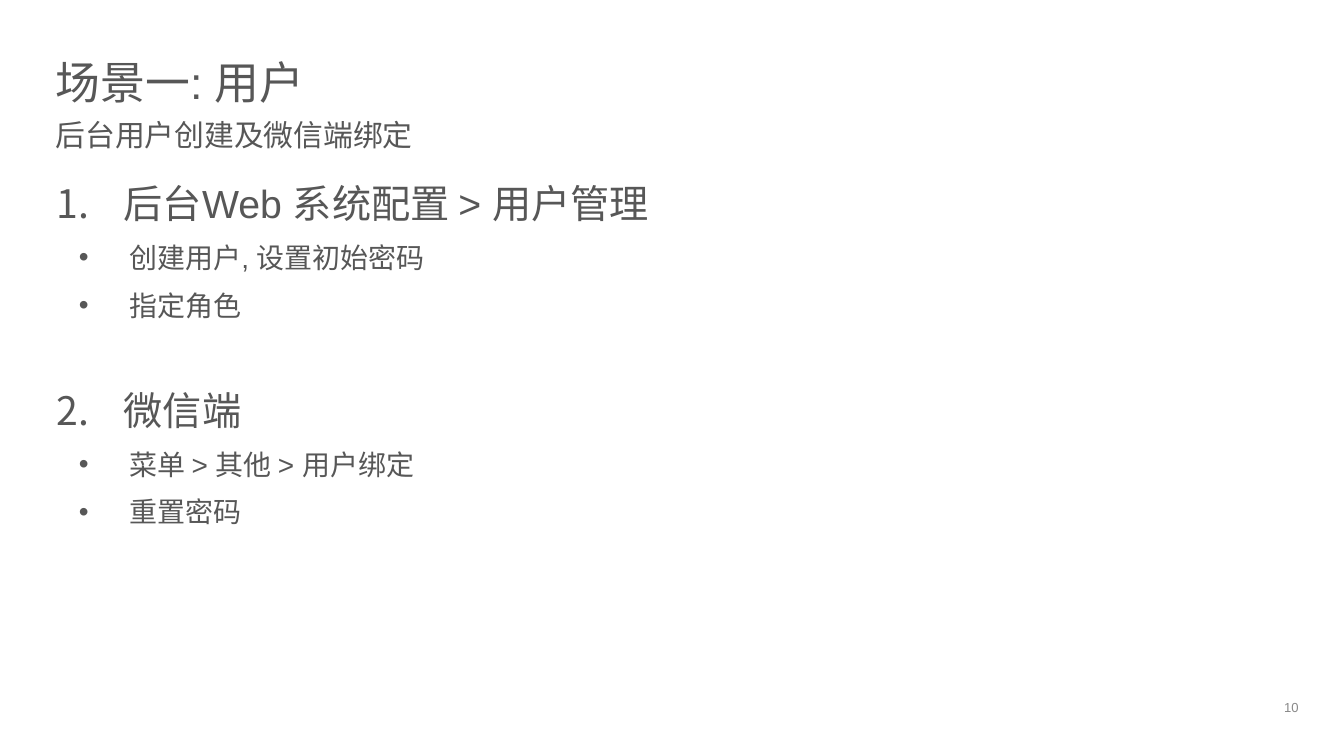
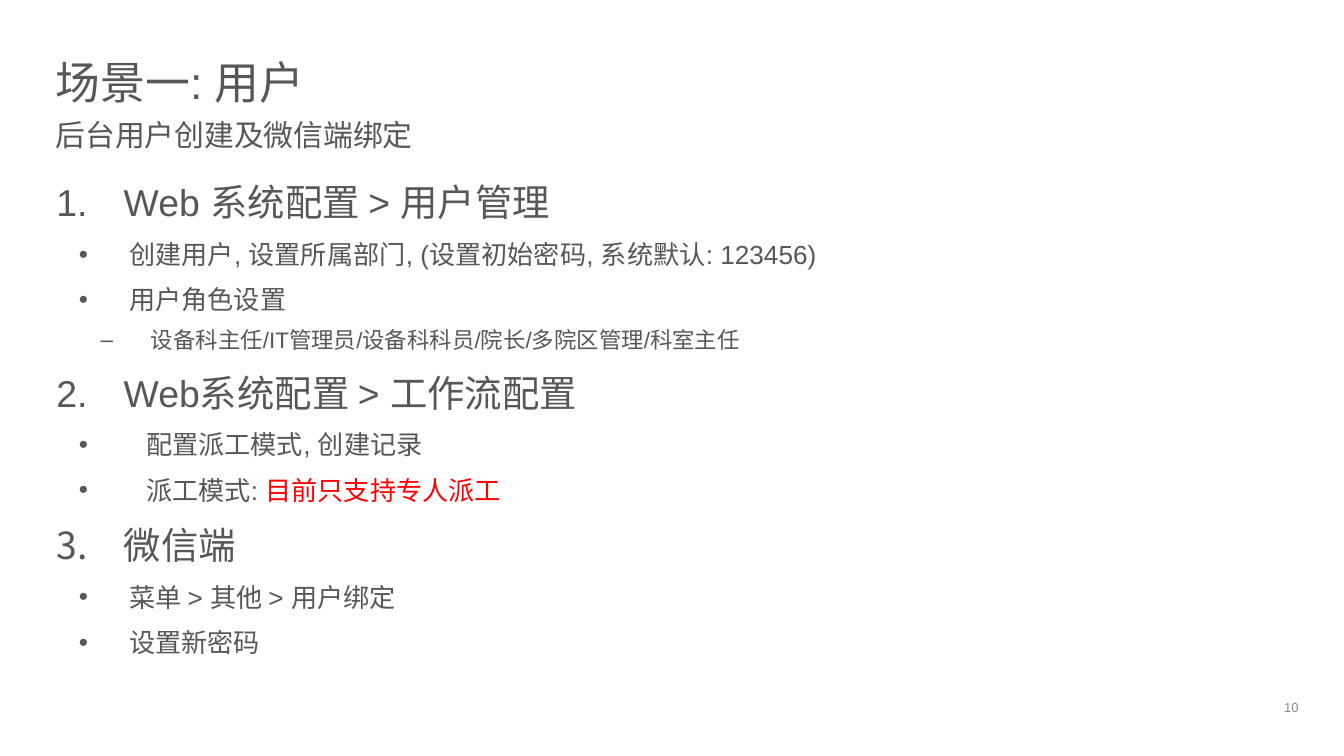
Before and after one commit to devhotmail/APMHome, a slide deck: slide 10 of Document/APM_userstories.pptx. Drawn at 1344x756 pixels with LibreOffice and Linux fonts; fonts in the diff are those of the drawing; background and template pictures are left out. Boxes give left, top, right and bottom in pixels: in the first picture for what was removed or moved away, otherwise in the second. Text is boxed around its words. In the diff, an @@ line names an element or a change of style, - is before the commit and + after.

```diff
--- a/Document/APM_userstories.pptx
+++ b/Document/APM_userstories.pptx
@@ text at <box>124,184,816,502</box>: text changed; size 15 to 14 pt @@
-1. 后台Web 系统配置 > 用户管理
-  • 创建用户, 设置初始密码
-  • 指定角色
+1. Web 系统配置 > 用户管理
+  • 创建用户, 设置所属部门, (设置初始密码, 系统默认: 123456)
+  • 用户角色设置
+    – 设备科主任/IT管理员/设备科科员/院长/多院区管理/科室主任
+2. Web系统配置 > 工作流配置
+  • 配置派工模式, 创建记录
+  • 派工模式: 目前只支持专人派工
@@ text at <box>124,527,396,609</box>: size 21 to 20 pt in "微信端"; size 15 to 14 pt in "菜单 > 其他 > 用户绑定" @@
@@ text at <box>129,630,260,654</box>: text changed; size 15 to 14 pt @@
-  • 重置密码
+  • 设置新密码
```
Also in this commit, not shown: 3 other slides changed.
